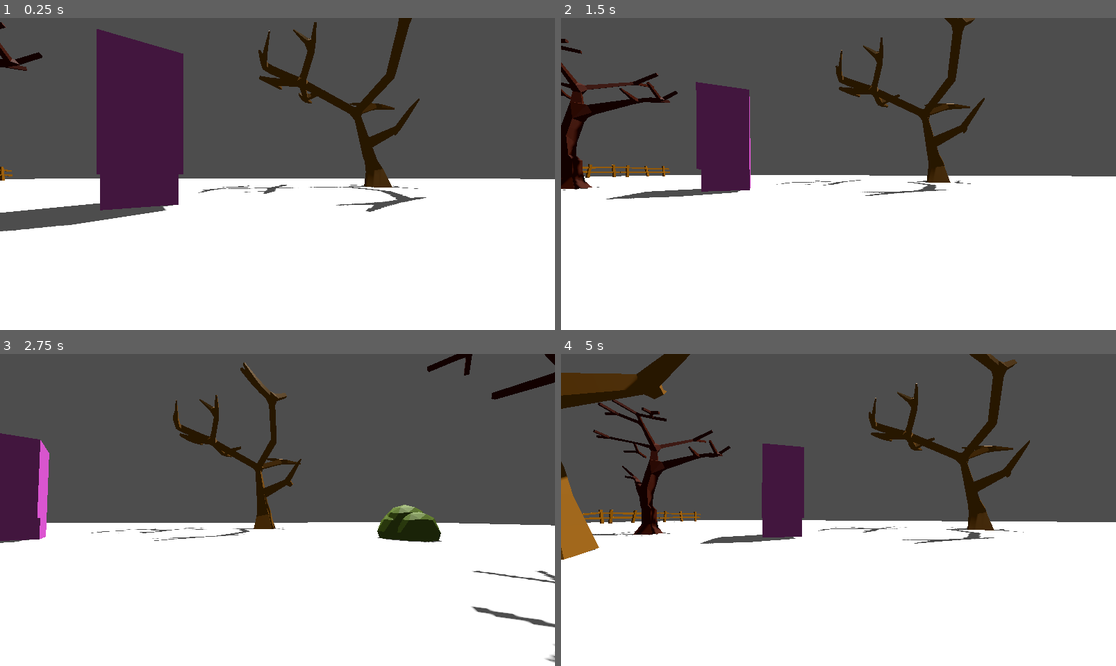
Above: before the commit, frames 1-4 (two rows, left to right).
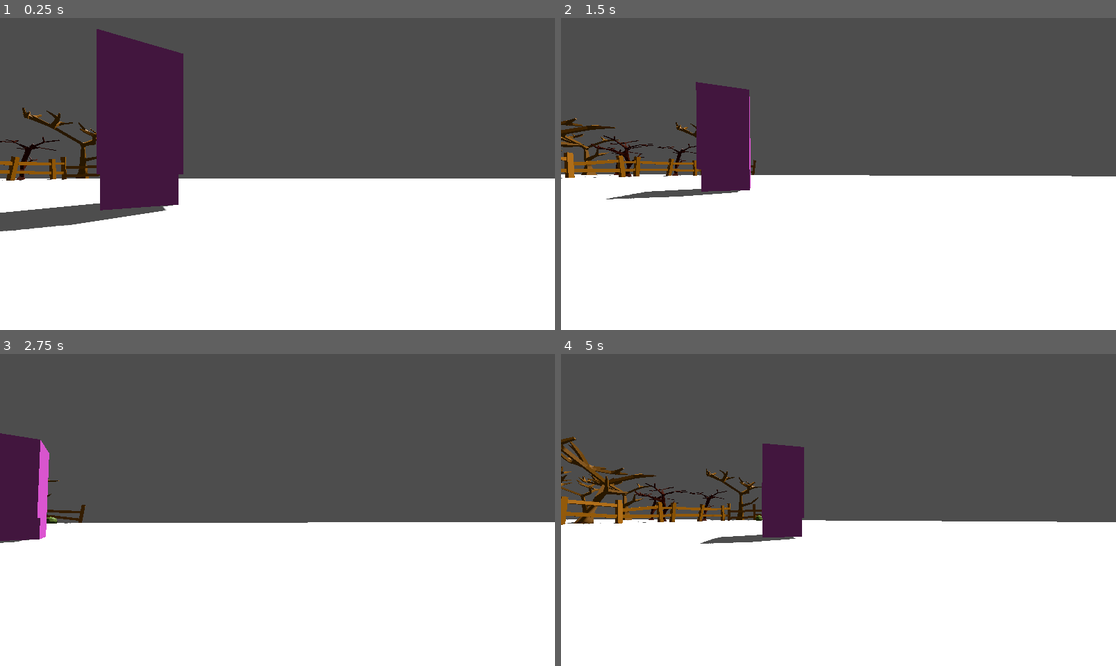
Above: after the commit, the same moments.

Repository: thedevbones/project-hillbilly
Game: Godot game, scene res://world.tscn
Same seed, same stepped clock (60 frames per second), same inputs: the game is played once before the commit and once after it.
Inputs (mouse positions are in pixels of both pictures, inside the frame that each line leads up to):
- Up to frame 1 (0.25 s): no input
- Up to frame 2 (1.5 s): move the mouse to (866, 174) at 0.52 s; hold D (walk_right) 0.53-1.28 s; hold Ctrl (crouch) 0.53-1.28 s; tap Space (jump) at 0.77 s; move the mouse to (810, 174) at 1.27 s; hold S (walk_back) from 1.28 s (still down); tap Shift (sprint) at 1.35 s
- Up to frame 3 (2.75 s): tap Space (jump) at 1.52 s; move the mouse to (288, 503) at 2.02 s; release S (walk_back) at 2.03 s; hold D (walk_right) from 2.03 s (still down); tap W (walk_foward) at 2.1 s
- Up to frame 4 (5 s): move the mouse to (832, 516) at 2.77 s; tap Ctrl (crouch) at 2.85 s; tap Space (jump) at 3.02, 3.77, 4.52 s; move the mouse to (877, 513) at 3.52 s; release D (walk_right) at 3.53 s; hold Shift (sprint) 3.53-4.28 s; hold A (walk_left) from 3.53 s (still down); move the mouse to (794, 506) at 4.27 s; tap W (walk_foward) at 4.35 s

The runs differ from the first frame. In frame 1, 4.5% of the frame differs, in the area x 0-100%, y 0-63%; in frame 2, 5.6%; in frame 3, 4.3%; in frame 4, 9.7%, in the area x 0-85%, y 0-66%.

Commit message:
Designed border

Diff:
--- a/world.tscn
+++ b/world.tscn
@@ -35,7 +35,6 @@
 shape = SubResource("CapsuleShape3D_hnuiv")
 
 [node name="PlayerMesh" type="MeshInstance3D" parent="Player"]
-visible = false
 mesh = SubResource("CapsuleMesh_ge5q0")
 
 [node name="WorldEnvironment" type="WorldEnvironment" parent="."]
@@ -48,14 +47,14 @@
 [node name="TestFloor" type="CSGBox3D" parent="."]
 transform = Transform3D(1, 0, 0, 0, 1, 0, 0, 0, 1, 0, -0.25, 0)
 use_collision = true
-size = Vector3(100, 0.5, 100)
+size = Vector3(200, 0.5, 100)
 material = SubResource("StandardMaterial3D_nmfsx")
 
 [node name="testImport" parent="." instance=ExtResource("2_x5k7m")]
 transform = Transform3D(0.561289, 0, -0.82762, 0, 1, 0, 0.82762, 0, 0.561289, -4.6174, 4.76837e-07, -7.40462)
 
 [node name="tree01" parent="." instance=ExtResource("3_2k5bm")]
-transform = Transform3D(1, 0, 0, 0, 1, 0, 0, 0, 1, -7.51045, 4.76837e-07, 0.51906)
+transform = Transform3D(1, 0, 0, 0, 1, 0, 0, 0, 1, -44.2784, 4.76837e-07, 0.51906)
 
 [node name="RigidBody3D" type="RigidBody3D" parent="tree01"]
 
@@ -64,34 +63,34 @@
 shape = SubResource("CylinderShape3D_dh2bv")
 
 [node name="tree02" parent="." instance=ExtResource("4_6bpil")]
-transform = Transform3D(1, 0, 0, 0, 1, 0, 0, 0, 1, 12.9342, -4.76837e-07, 3.1615)
+transform = Transform3D(1, 0, 0, 0, 1, 0, 0, 0, 1, -46.5735, -4.76837e-07, 12.0064)
 
 [node name="tree03" parent="." instance=ExtResource("4_6bpil")]
-transform = Transform3D(0.29334, 0, 0.956008, 0, 1, 0, -0.956008, 0, 0.29334, -13.142, 4.76837e-07, -6.21214)
+transform = Transform3D(0.29334, 0, 0.956008, 0, 1, 0, -0.956008, 0, 0.29334, -43.7502, 4.76837e-07, -6.21214)
 
 [node name="tree04" parent="." instance=ExtResource("3_2k5bm")]
-transform = Transform3D(0.357025, 0.0295165, -0.933628, 0.304382, 0.94127, 0.146156, 0.883111, -0.336361, 0.327073, 7.75259, -0.435477, -17.2058)
+transform = Transform3D(0.357025, 0.0295165, -0.933628, 0.304382, 0.94127, 0.146156, 0.883111, -0.336361, 0.327073, -45.3536, -0.435477, -17.2058)
 
 [node name="bush01" parent="." instance=ExtResource("5_pfnyj")]
-transform = Transform3D(1, 0, 0, 0, 1, 0, 0, 0, 1, 14.0733, 4.76837e-07, -6.28642)
+transform = Transform3D(1, 0, 0, 0, 1, 0, 0, 0, 1, -43.4879, 4.76837e-07, -9.92083)
 
 [node name="bush02" parent="." instance=ExtResource("5_pfnyj")]
-transform = Transform3D(1, 0, 0, 0, 1, 0, 0, 0, 1, -17.1005, 0, 18.4891)
+transform = Transform3D(2.4, 0, 0, 0, 2.4, 0, 0, 0, 2.4, -41.1704, 0.411739, 31.3154)
 
 [node name="bush03" parent="." instance=ExtResource("5_pfnyj")]
-transform = Transform3D(1, 0, 0, 0, 1, 0, 0, 0, 1, 14.4233, 0, -5.57958)
+transform = Transform3D(1, 0, 0, 0, 1, 0, 0, 0, 1, -34.4794, 0, -45.619)
 
 [node name="bush04" parent="." instance=ExtResource("5_pfnyj")]
-transform = Transform3D(1, 0, 0, 0, 1, 0, 0, 0, 1, 14.4722, 0, -6.56011)
+transform = Transform3D(1, 0, 0, 0, 1, 0, 0, 0, 1, -45.1701, 0.129771, 4.55919)
 
 [node name="bush05" parent="." instance=ExtResource("5_pfnyj")]
-transform = Transform3D(1, 0, 0, 0, 1, 0, 0, 0, 1, 14.2972, 0.322592, -6.1165)
+transform = Transform3D(1, 0, 0, 0, 1, 0, 0, 0, 1, -37.8235, -0.0744884, -6.1165)
 
 [node name="bush06" parent="." instance=ExtResource("5_pfnyj")]
-transform = Transform3D(1, 0, 0, 0, 1, 0, 0, 0, 1, 14.5004, 0, -5.99507)
+transform = Transform3D(1, 0, 0, 0, 1, 0, 0, 0, 1, -47.826, -0.177973, 17.5682)
 
 [node name="fence01" parent="." instance=ExtResource("6_i5dq2")]
-transform = Transform3D(0.5, 0, 0, 0, 0.5, 0, 0, 0, 0.5, -40.7941, 0.413182, -11.2574)
+transform = Transform3D(1, 0, 0, 0, 1, 0, 0, 0, 1, -40.721, 0.413182, -13.289)
 
 [node name="RigidBody3D" type="RigidBody3D" parent="fence01"]
 
@@ -100,14 +99,68 @@
 shape = SubResource("BoxShape3D_vysbs")
 
 [node name="fence02" parent="." instance=ExtResource("6_i5dq2")]
-transform = Transform3D(-0.499871, 0.0110043, -0.00286754, -0.0110439, -0.499828, 0.00705947, -0.00271119, 0.00712098, 0.499942, -40.6815, 1.56431, -4.66487)
+transform = Transform3D(-0.579143, 0.00128232, -0.815225, -0.0220878, -0.999656, 0.0141189, -0.814926, 0.0261834, 0.578973, -40.8188, 3.23757, -41.7463)
 rotation_order = 1
 
 [node name="fence03" parent="." instance=ExtResource("7_3wrog")]
-transform = Transform3D(0.5, 0, 0, 0, 0.5, 0, 0, 0, 0.5, -40.648, 0.302106, -0.595431)
+transform = Transform3D(1, 0, 0, 0, 1, 0, 0, 0, 1, -40.648, 0.302106, -5.50241)
 
 [node name="fence04" parent="." instance=ExtResource("7_3wrog")]
-transform = Transform3D(0.5, 0, 0, 0, 0.5, 0, 0, 0, 0.5, -40.7225, 0.427092, -21.2915)
+transform = Transform3D(1, 0, 0, 0, 1, 0, 0, 0, 1, -40.7225, 0.427092, -33.5931)
 
-[node name="fence05" parent="." instance=ExtResource("7_3wrog")]
-transform = Transform3D(-0.499825, 0, 0.0132106, 0, 0.5, 0, -0.0132106, 0, -0.499825, -40.5285, 0.424229, -29.0861)
+[node name="fence06" parent="." instance=ExtResource("6_i5dq2")]
+transform = Transform3D(1, 0, 0, 0, 1, 0, 0, 0, 1, -40.5632, 0.371963, 14.7446)
+
+[node name="fence07" parent="." instance=ExtResource("7_3wrog")]
+transform = Transform3D(-0.999919, 0, -0.0126882, 0, 1, 0, 0.0126882, 0, -0.999919, -40.5354, 0.510224, 23.1697)
+
+[node name="tree05" parent="." instance=ExtResource("4_6bpil")]
+transform = Transform3D(1, 0, 0, 0, 0.993923, -0.110081, 0, 0.110081, 0.993923, -47.4236, -9.53674e-07, 29.2476)
+
+[node name="tree06" parent="." instance=ExtResource("3_2k5bm")]
+transform = Transform3D(0.135024, -0.328809, 0.934694, 0, 0.943333, 0.331848, -0.990842, -0.0448074, 0.127372, -47.0774, -0.488976, 42.9247)
+
+[node name="fence08" parent="." instance=ExtResource("7_3wrog")]
+transform = Transform3D(1, 0, 0, 0, 1, 0, 0, 0, 1, -41.7551, -9.53674e-07, 41.36)
+
+[node name="tree07" parent="." instance=ExtResource("3_2k5bm")]
+transform = Transform3D(0.892953, 0.195159, -0.405644, -0.177684, 0.980772, 0.0807171, 0.413597, 0, 0.91046, -42.9778, -0.261622, -47.791)
+
+[node name="tree08" parent="." instance=ExtResource("4_6bpil")]
+transform = Transform3D(0.254619, 0, -0.967042, -0.0830389, 0.996306, -0.0218639, 0.96347, 0.085869, 0.253678, -46.5675, -1.90735e-06, -29.8664)
+
+[node name="tree09" parent="." instance=ExtResource("4_6bpil")]
+transform = Transform3D(1, 0, 0, 0, 1, 0, 0, 0, 1, -46.1937, -9.53674e-07, -39.4422)
+
+[node name="bush07" parent="." instance=ExtResource("5_pfnyj")]
+transform = Transform3D(1, 0, 0, 0, 1, 0, 0, 0, 1, -12.034, 0, 13.3836)
+
+[node name="tree10" parent="." instance=ExtResource("3_2k5bm")]
+transform = Transform3D(1, 0, 0, 0, 1, 0, 0, 0, 1, -65.7405, 0, 11.1596)
+
+[node name="tree11" parent="." instance=ExtResource("3_2k5bm")]
+transform = Transform3D(-0.571057, 0, 0.82091, 0, 1, 0, -0.82091, 0, -0.571057, -82.4614, 0, -21.874)
+
+[node name="tree12" parent="." instance=ExtResource("4_6bpil")]
+transform = Transform3D(0.836554, 0, -0.547884, 0, 1, 0, 0.547884, 0, 0.836554, -73.1383, 0, -7.95544)
+
+[node name="tree13" parent="." instance=ExtResource("4_6bpil")]
+transform = Transform3D(1, 0, 0, 0, 1, 0, 0, 0, 1, -62.8072, 0, 23.4351)
+
+[node name="tree14" parent="." instance=ExtResource("4_6bpil")]
+transform = Transform3D(1, 0, 0, 0, 1, 0, 0, 0, 1, -62.7423, -1.90735e-06, -38.0351)
+
+[node name="tree15" parent="." instance=ExtResource("3_2k5bm")]
+transform = Transform3D(1, 0, 0, 0, 1, 0, 0, 0, 1, -97.0062, 0, -40.6448)
+
+[node name="tree16" parent="." instance=ExtResource("4_6bpil")]
+transform = Transform3D(1, 0, 0, 0, 1, 0, 0, 0, 1, -61.5674, 1.90735e-06, 1.58188)
+
+[node name="tree17" parent="." instance=ExtResource("4_6bpil")]
+transform = Transform3D(1, 0, 0, 0, 1, 0, 0, 0, 1, -47.65, 1.90735e-06, 23.3669)
+
+[node name="tree18" parent="." instance=ExtResource("3_2k5bm")]
+transform = Transform3D(0.704052, 0, -0.710149, 0, 1, 0, 0.710149, 0, 0.704052, -77.9151, 0, -40.6807)
+
+[node name="tree19" parent="." instance=ExtResource("3_2k5bm")]
+transform = Transform3D(-0.762578, 0, 0.646896, 0, 1, 0, -0.646896, 0, -0.762578, -61.8853, 0, 31.1726)
